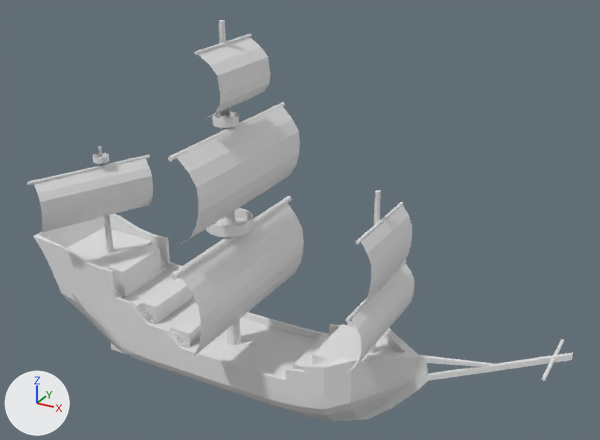
One commit to the FBX model Assets/Models/Mike/Schip.fbx: the scene before it, then after it.
Camera for both pictures: a camera (50 mm lens) standing at (86.2, -118.2, 99.6) and looking at (19.6, 2.8, 39.1). The axes (+X, +Y, +Z) are drawn at lower left. The lights are the same throughout. Where no turn or scale is listed for an object, it has been applied to the vertices.

Before the edit, the objects in view are built like this:
```python
me_cylinder_005 = bpy.data.meshes.new('Cylinder.005')
me_cylinder_005.from_pydata(...)  # 1637 vertices, 1160 faces; spans x -103.5..2.8, y -9.4..8.6, z -26.5..2.6
me_cylinder_006 = bpy.data.meshes.new('Cylinder.006')
me_cylinder_006.from_pydata(...)  # 896 vertices, 776 faces; spans x -4.4..4.4, y -19.7..19.7, z -30.0..41.1
me_cylinder_007 = bpy.data.meshes.new('Cylinder.007')
me_cylinder_007.from_pydata(...)  # 384 vertices, 324 faces; spans x -5.9..5.0, y -14.4..9.2, z -13.9..13.9
me_cylinder_009 = bpy.data.meshes.new('Cylinder.009')
me_cylinder_009.from_pydata(...)  # a 32-sided cylinder along y spanning x -0.3..0.3, y -12.3..12.3, z -0.3..0.3; a 32-sided cut cone along z (radius 0.8 at the low end, 0.5 at the high end) spanning x -1.5..0.1, y -0.8..0.8, z -17.8..18.0; a 32-sided cylinder along y spanning x -0.3..0.3, y -9.2..9.2, z 12.3..12.9
me_cylinder_011 = bpy.data.meshes.new('Cylinder.011')
me_cylinder_011.from_pydata(...)  # 96 vertices, 42 faces; spans x -5.6..63.0, y -18.5..18.2, z -16.4..37.1
ob_cylinder_005 = bpy.data.objects.new('Cylinder.005', me_cylinder_005)
ob_cylinder_005.location = (67.1, 0.5, 25.7)
ob_cylinder_006 = bpy.data.objects.new('Cylinder.006', me_cylinder_006)
ob_cylinder_006.location = (6.1, 0.0, 32.8)
ob_cylinder_007 = bpy.data.objects.new('Cylinder.007', me_cylinder_007)
ob_cylinder_007.location = (-24.0, 0.0, 32.9)
ob_cylinder_009 = bpy.data.objects.new('Cylinder.009', me_cylinder_009)
ob_cylinder_009.location = (36.6, 0.0, 30.7)
ob_cylinder_011 = bpy.data.objects.new('Cylinder.011', me_cylinder_011)
ob_cylinder_011.location = (-24.0, 0.0, 32.9)
```
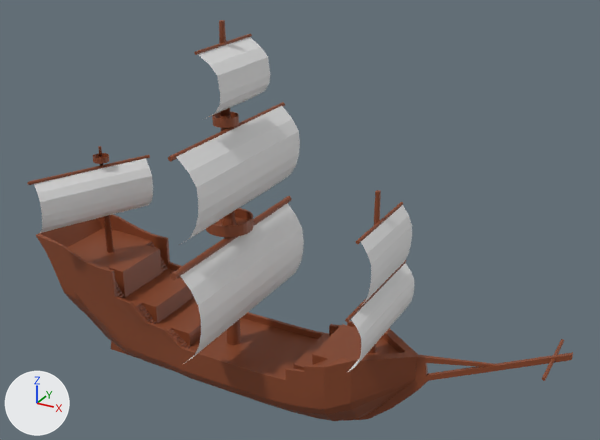
The change in detail:
Picture 'atlas.png' (img_atlas_png) is new.
Material 'Material' (mat_material) is new.
Its texture is img_atlas_png (with its transparency).
me_cylinder_005 has 1637 vertices, 1160 faces and spans x -103.5..2.8, y -9.4..8.6, z -26.5..2.6.
me_cylinder_005 is used by ob_cylinder_005; location (67.1, 0.5, 25.7).
me_cylinder_005 part 1: texture (UV) coordinates of 1160 of 1160 faces, centred in x -103.3..2.8, y -9.4..8.6, z -26.5..2.6, changed; they spanned u 0.0..1.0, v 0.0..1.0 and now span u 0.69..0.88, v 0.62..0.81.
me_cylinder_005 now uses material mat_material (picture img_atlas_png).
me_cylinder_007 has 384 vertices, 324 faces and spans x -5.9..5.0, y -14.4..9.2, z -13.9..13.9.
me_cylinder_007 now uses material mat_material (picture img_atlas_png).
me_cylinder_009 has 192 vertices, 102 faces and spans x -1.5..0.3, y -12.3..12.3, z -17.8..18.0.
me_cylinder_009 now uses material mat_material (picture img_atlas_png).
me_cylinder_006 has 896 vertices, 776 faces and spans x -4.4..4.4, y -19.7..19.7, z -30.0..41.1.
me_cylinder_006 now uses material mat_material (picture img_atlas_png).

Where the change shows, as pixel boxes [x1, y1, x2, y2] in the pictures (600 x 440 px):
'Cylinder.005', recoloured, surface changed (grey to brown)
    both: [33, 214, 573, 421]
'Cylinder.006', recoloured (grey to brown)
    both: [168, 20, 292, 345]
'Cylinder.007', recoloured (grey to brown)
    both: [27, 146, 150, 253]
'Cylinder.009', recoloured (grey to brown)
    both: [345, 190, 406, 353]
part 1 of me_cylinder_005, surface changed (grey to brown)
    both: [78, 228, 573, 421]
